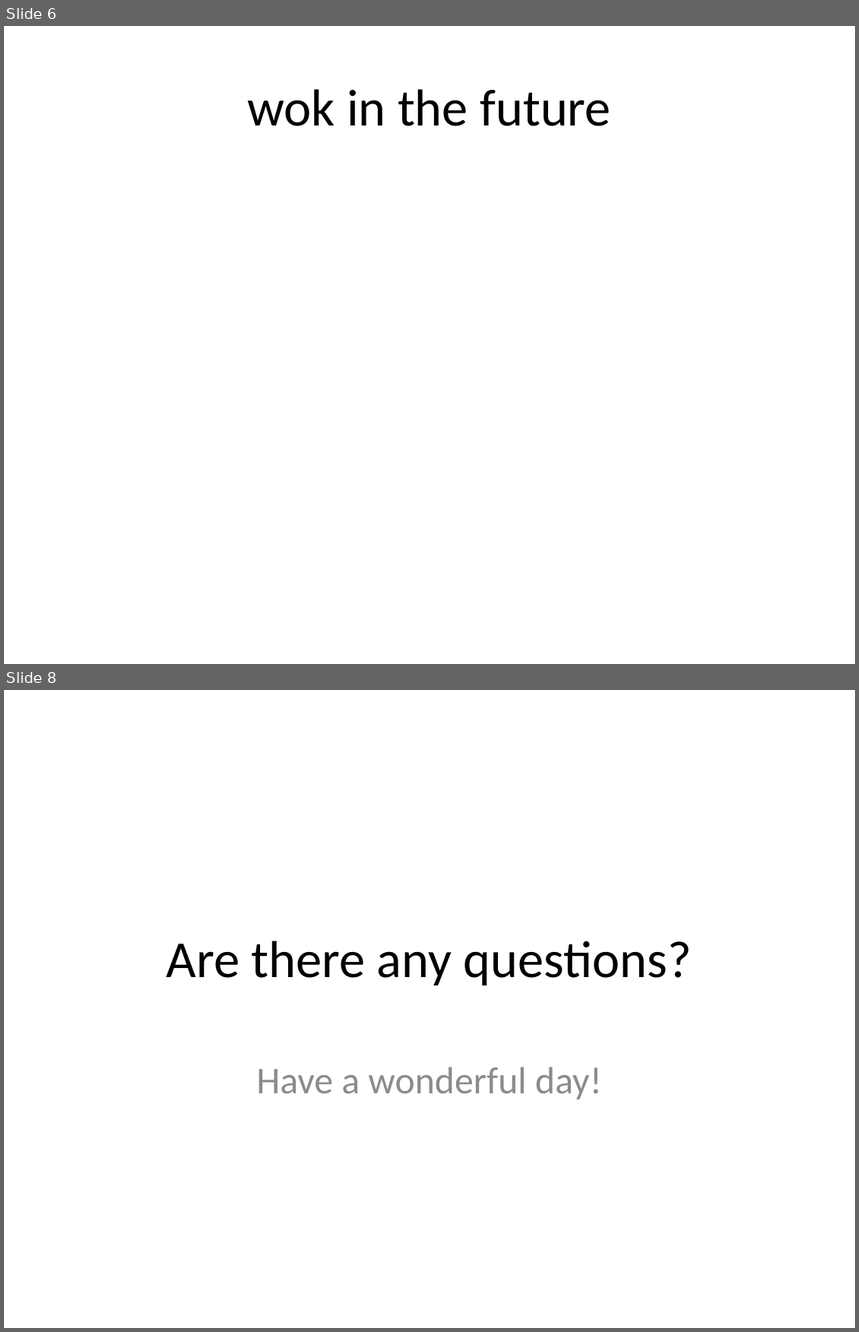
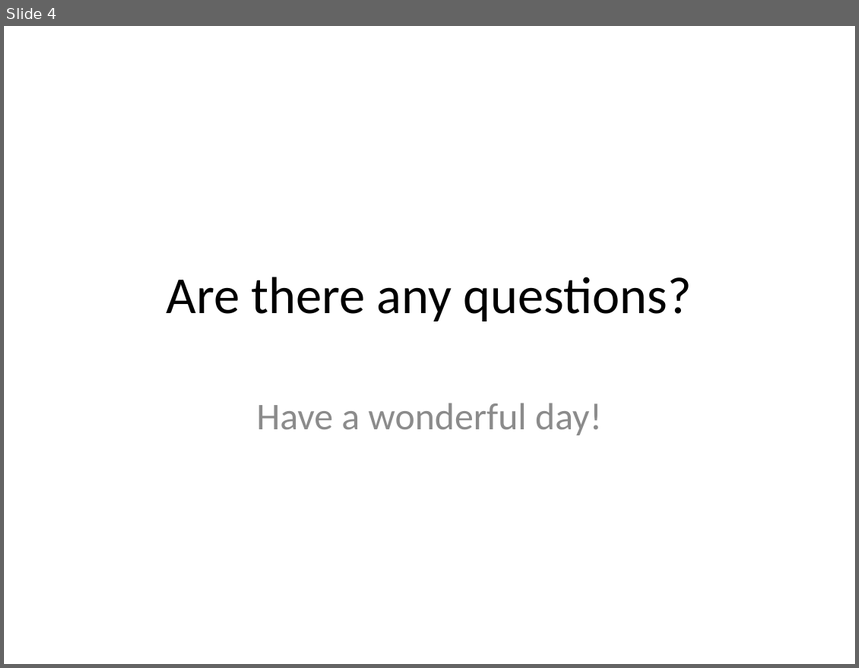
Before and after one commit to UnknownExplorerSK/presentation, a slide deck: Testing.pptx. Shown one above the other, each under a label of ours: slides 6 and 8 before the commit, slide 4 after it; the slides between them are not shown. The pictures are 859x1332 and 859x668 pixels, drawn with LibreOffice and Linux fonts; fonts in the diff are those of the drawing. Boxes give left, top, right and bottom in pixels: in the first picture for what was removed or moved away, otherwise in the second. Text is boxed around its words. In the diff, an @@ line names an element or a change of style, - is before the commit and + after.

```diff
--- a/Testing.pptx
+++ b/Testing.pptx
@@ slide 6 removed at box(4, 26, 855, 664), background #FFFFFF @@
@@ title removed at box(247, 89, 611, 126) @@
-wok in the future
@@ what was slide 8 is now slide 4 @@
```
Also in this commit, not shown: 2 slides changed, 1 slide added, 4 other slides removed, 2 other files.
